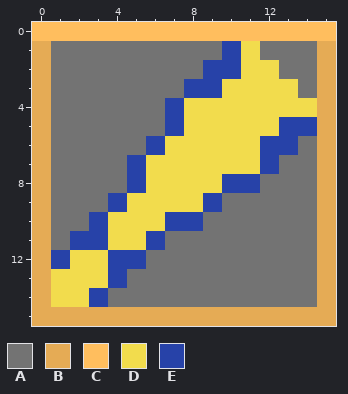
Pixel-art file -- AsepriteStuff/IconMaker.aseprite. This is how it looked before the edit.
16x16 pixels, 1 frame.
Visible layers, top first: "Buff Frame", "Layer1", "Buff BG".
Palette (. is transparent): A #737373  B #e5ab55  C #ffbe5e  D #f2dc4d  E #2742a8
Pixels before, first column x 0:
 0 CCCCCCCCCCCCCCCC
 1 BAAAAAAAAAEDAAAB
 2 BAAAAAAAAEEDDAAB
 3 BAAAAAAAEEDDDDAB
 4 BAAAAAAEDDDDDDDB
 5 BAAAAAAEDDDDDEEB
 6 BAAAAAEDDDDDEEAB
 7 BAAAAEDDDDDDEAAB
 8 BAAAAEDDDDEEAAAB
 9 BAAAEDDDDEAAAAAB
10 BAAEDDDEEAAAAAAB
11 BAEEDDEAAAAAAAAB
12 BEDDEEAAAAAAAAAB
13 BDDDEAAAAAAAAAAB
14 BDDEAAAAAAAAAAAB
15 BBBBBBBBBBBBBBBB
New version:
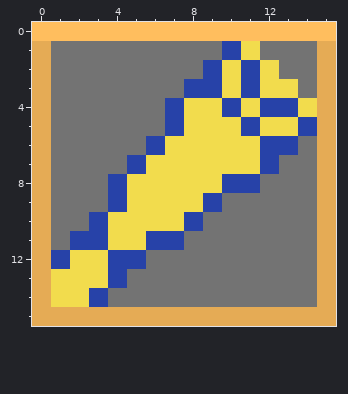
Edits made:
Layer "Layer1":
y 2: x 10..11 ED -> DE
y 3: x 11 D -> E
y 4: x 10 D -> E; x 12..13 DD -> EE
y 5: x 11 D -> E; x 13 E -> D
y 8: x 4..5 AE -> ED
y 10: x 7 E -> D
y 11: x 7 A -> E
Boxes around the changes in both pictures, in picture pixels (x1, y1, x2, y2):
changed: (222, 60, 298, 136)
changed: (108, 174, 184, 250)
